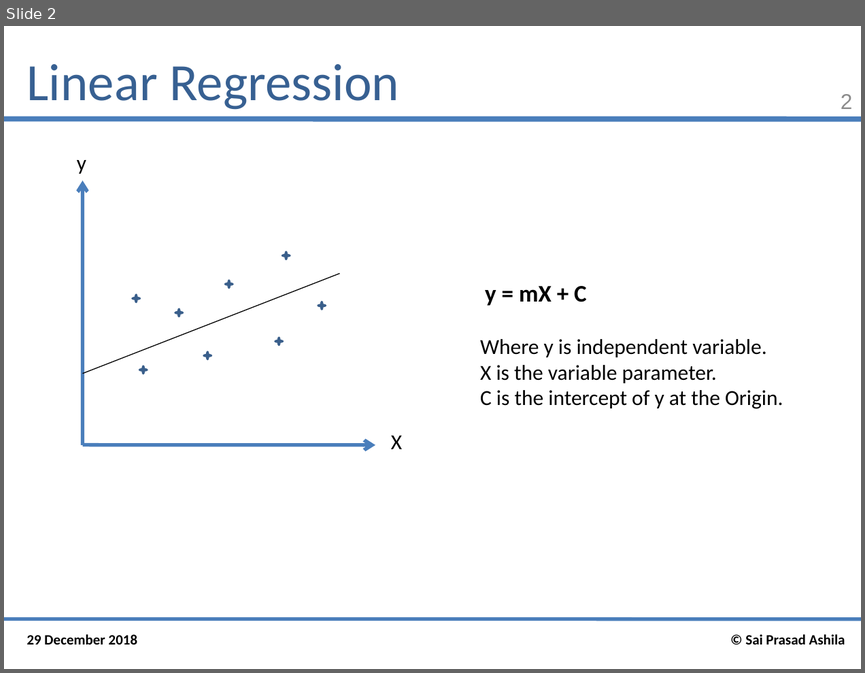
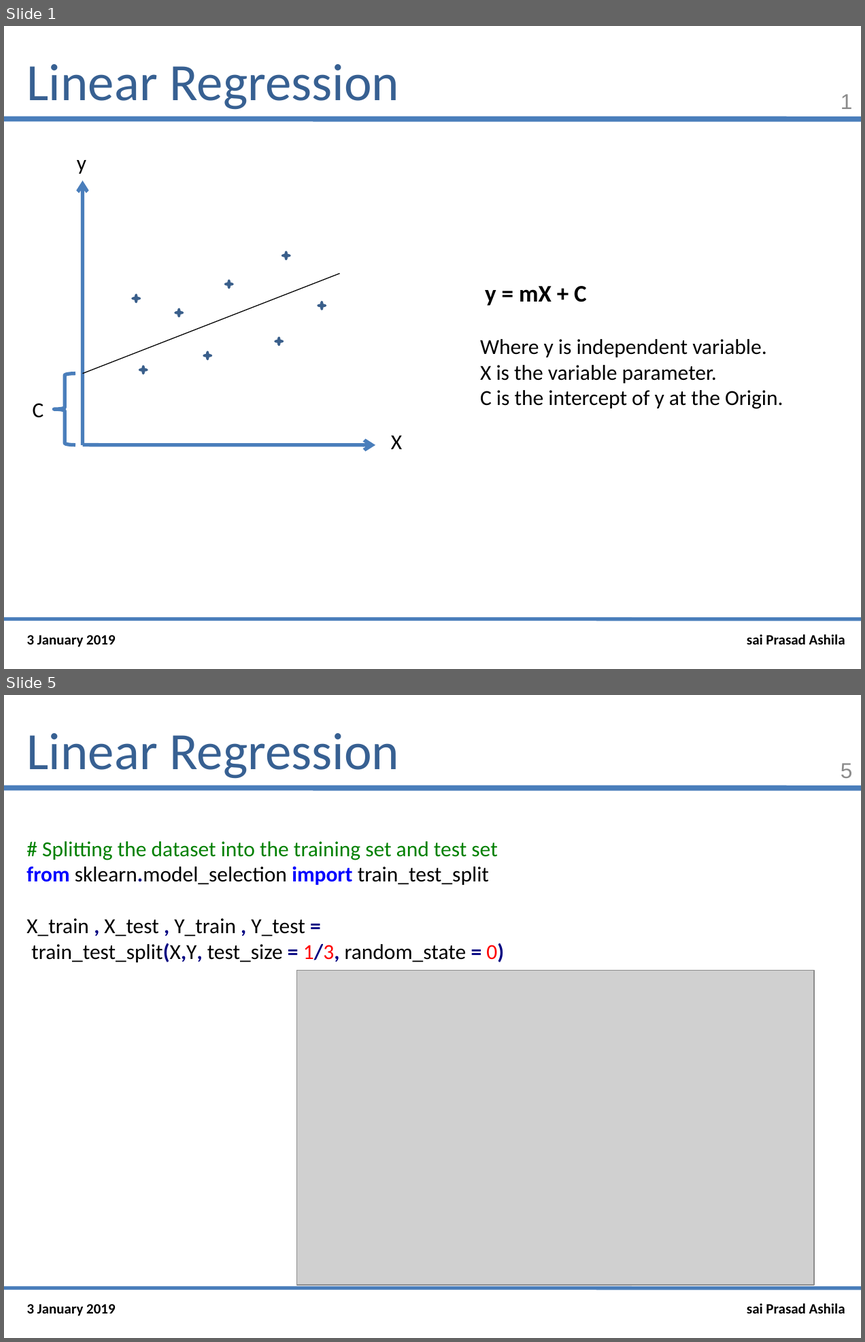
Before and after one commit to saiprasad94/DataSciencePython, a slide deck: Linear_Regression/Linear_Regression.pptx. Shown one above the other, each under a label of ours: slide 2 before the commit, slides 1 and 5 after it; the slides between them are not shown. The pictures are 865x673 and 865x1342 pixels, drawn with LibreOffice and Linux fonts; fonts in the diff are those of the drawing; grey boxes stand for pictures. Boxes give left, top, right and bottom in pixels: in the first picture for what was removed or moved away, otherwise in the second. Text is boxed around its words. In the diff, an @@ line names an element or a change of style, - is before the commit and + after.

Commit message:
3rd jan 4:20 am
powerpoint and Code of Linear Regression

```diff
--- a/Linear_Regression/Linear_Regression.pptx
+++ b/Linear_Regression/Linear_Regression.pptx
@@ slide 5 added at <box>4,695,861,1338</box>, background #FFFFFF; not listed: 2 template elements that a slide beside it also shows @@
@@ title added at <box>27,733,399,779</box>, 44 pt, text #376092 @@
+Linear Regression
@@ page number added at <box>840,763,853,778</box>, 18 pt, text #8C8C8C @@
+5
@@ text added at <box>26,841,504,962</box>, 18 pt, text #000000 @@
+# Splitting the dataset into the training set and test set
+from sklearn.model_selection import train_test_split
+X_train , X_test , Y_train , Y_test =
+train_test_split(X,Y, test_size = 1/3, random_state = 0)
@@ picture added at <box>297,970,815,1285</box> @@
@@ text added at <box>27,1304,115,1316</box>, 12 pt, text #000000, bold @@
+3 January 2019
@@ text added at <box>747,1303,845,1313</box>, 12 pt, text #000000, bold @@
+sai Prasad Ashila
@@ what was slide 2 is now slide 1 @@
@@ slide 1 changed as well @@
@@ page number at <box>840,94,853,109</box>: text changed @@
-2
+1
@@ left brace added at <box>54,373,75,444</box>, outline #4B7EBC 3 pt @@
@@ text added at <box>33,403,44,418</box>, 18 pt, text #000000 @@
+C
@@ text at <box>27,635,115,647</box>: text changed @@
-29 December 2018
+3 January 2019
@@ text at <box>747,634,845,644</box>: text changed @@
-© Sai Prasad Ashila
+sai Prasad Ashila
```
Also in this commit, not shown: 7 other slides added, 1 slide removed, 2 other files.
